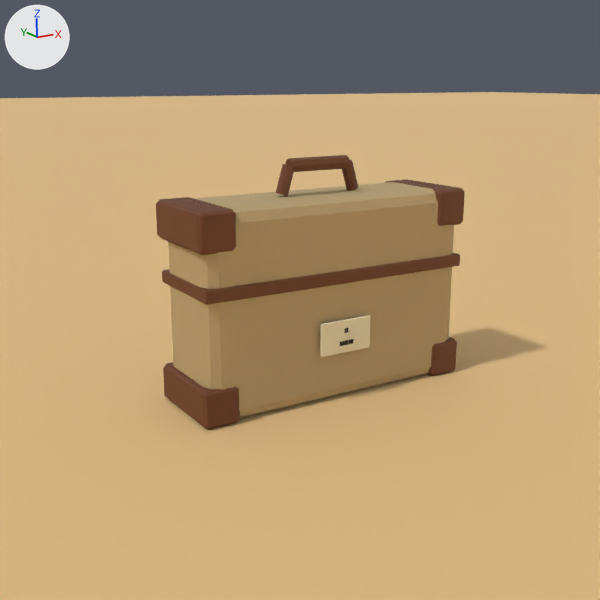
Renders of the Blender file art/blender/finds.blend from each side of a commit.
Camera for both pictures: the file's camera 'Case_4.cam'. Arrows for +X, +Y and +Z are at upper left; the lights stay in place. The older version comes first.

Before the edit, the objects in view are built like this:
```python
ob_case_003 = bpy.data.objects.new('case.003', me_cube_5508)
ob_case_003.parent = ob_case_4
ob_case_003.location = (0.0, 0.0, 0.0)
ob_handle1_009 = bpy.data.objects.new('handle1.009', me_cylinder_1828)
ob_handle1_009.parent = ob_case_4
ob_handle1_009.location = (-0.09, 0.0, 0.517)
ob_handle1_009.rotation_euler = (0.298, 0.0, 1.571)  # degrees (17, 0, 90)
ob_handle2_005 = bpy.data.objects.new('handle2.005', me_cylinder_1829)
ob_handle2_005.parent = ob_case_4
ob_handle2_005.location = (0.09, 0.0, 0.517)
ob_handle2_005.rotation_euler = (2.843, 0.0, 1.571)  # degrees (163, 0, 90)
ob_handle3_005 = bpy.data.objects.new('handle3.005', me_cylinder_1830)
ob_handle3_005.parent = ob_case_4
ob_handle3_005.location = (0.0, 0.0, 0.55)
ob_handle3_005.rotation_euler = (1.571, 0.0, 1.571)  # degrees (90, 0, 90)
ob_lcorner10 = bpy.data.objects.new('lcorner10', me_cube_5511)
ob_lcorner10.parent = ob_case_4
ob_lcorner10.location = (0.32, 0.0, 0.045)
ob_lcorner11 = bpy.data.objects.new('lcorner11', me_cube_5512)
ob_lcorner11.parent = ob_case_4
ob_lcorner11.location = (0.32, 0.0, 0.435)
ob_lcorner_10 = bpy.data.objects.new('lcorner-10', me_cube_5509)
ob_lcorner_10.parent = ob_case_4
ob_lcorner_10.location = (-0.32, 0.0, 0.045)
ob_lcorner_11 = bpy.data.objects.new('lcorner-11', me_cube_5510)
ob_lcorner_11.parent = ob_case_4
ob_lcorner_11.location = (-0.32, 0.0, 0.435)
ob_trim_001 = bpy.data.objects.new('trim.001', me_cube_5513)
ob_trim_001.parent = ob_case_4
ob_trim_001.location = (0.0, 0.0, 0.3)
# also in view: 'tag.003' at (0.0, -0.122, 0.16); 'Case_4.floor' at (0.0, 0.0, 0.0)
```
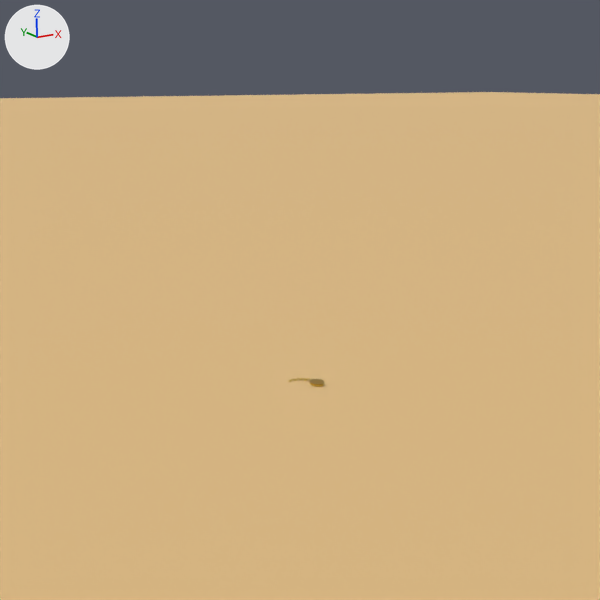
Not visible in the pictures: 'c0.002', 'c1.002', 'c2.002', 'c3.002', 'c4.002', 'c5.002', 'c6.002', 'c7.002', 'c8.002'.

Changed parts and their boxes (x1, y1, x2, y2) in the pictures (600 x 600 px):
'case.003', deleted (brown): before (168, 181, 454, 417)
'trim.001', deleted (brown): before (162, 253, 460, 305)
'lcorner-11', deleted (brown): before (156, 197, 236, 255)
'lcorner-10', deleted (brown): before (163, 362, 240, 430)
'tag.003', deleted (beige): before (320, 315, 370, 357)
'lcorner11', deleted (brown): before (385, 179, 465, 226)
'lcorner10', deleted (brown): before (426, 337, 457, 376)
'handle3.005', deleted (brown): before (286, 155, 350, 172)
'handle1.009', deleted: before (276, 164, 294, 196)
'handle2.005', deleted: before (342, 160, 358, 191)
'rim', added: after (310, 379, 324, 385)
'tag2.003', deleted: before (340, 339, 354, 346)
'oval', added: after (310, 383, 324, 387)
'tag1.003', deleted: before (344, 328, 349, 333)

Patch to the scene script:
```diff
--- a/art/blender/finds.blend.py
+++ b/art/blender/finds.blend.py
@@ ob_case_003 @@
-ob_case_003 = bpy.data.objects.new('case.003', me_cube_5508)
@@ ob_handle1_009 @@
-ob_handle1_009 = bpy.data.objects.new('handle1.009', me_cylinder_1828)
@@ ob_handle2_005 @@
-ob_handle2_005 = bpy.data.objects.new('handle2.005', me_cylinder_1829)
@@ ob_handle3_005 @@
-ob_handle3_005 = bpy.data.objects.new('handle3.005', me_cylinder_1830)
@@ ob_lcorner_10 @@
-ob_lcorner_10 = bpy.data.objects.new('lcorner-10', me_cube_5509)
@@ ob_lcorner_11 @@
-ob_lcorner_11 = bpy.data.objects.new('lcorner-11', me_cube_5510)
@@ ob_lcorner10 @@
-ob_lcorner10 = bpy.data.objects.new('lcorner10', me_cube_5511)
@@ ob_lcorner11 @@
-ob_lcorner11 = bpy.data.objects.new('lcorner11', me_cube_5512)
@@ ob_trim_001 @@
-ob_trim_001 = bpy.data.objects.new('trim.001', me_cube_5513)
@@ ob_tag_003 @@
-ob_tag_003 = bpy.data.objects.new('tag.003', me_cube_5514)
@@ ob_tag1_003 @@
-ob_tag1_003 = bpy.data.objects.new('tag1.003', me_tag1_005)
@@ ob_tag2_003 @@
-ob_tag2_003 = bpy.data.objects.new('tag2.003', me_tag2_005)
@@ ob_c8_002 @@
+ob_c8_002 = bpy.data.objects.new('c8.002', me_torus_031)  # 32 vertices, 32 faces; spans x -0.00512..0.00512, y -0.00512..0.00512, z -0.00112..0.00112; in mat_cgl_r_gold (yellow #d4af37)
+ob_c8_002.parent = ob_case_4
+ob_c8_002.location = (-0.0462, 0.0544, 0.00112)
+ob_c8_002.rotation_euler = (0.0, 0.0329, 2.976)  # degrees (0, 1.9, 171)
@@ ob_c7_002 @@
+ob_c7_002 = bpy.data.objects.new('c7.002', me_torus_031.copy())
+ob_c7_002.parent = ob_case_4
+ob_c7_002.location = (-0.0387, 0.0531, 0.00137)
+ob_c7_002.rotation_euler = (1.571, 0.0329, 2.976)  # degrees (90, 1.9, 171)
@@ ob_c6_002 @@
+ob_c6_002 = bpy.data.objects.new('c6.002', me_torus_031.copy())
+ob_c6_002.parent = ob_case_4
+ob_c6_002.location = (-0.0312, 0.0519, 0.00162)
+ob_c6_002.rotation_euler = (0.0, 0.0329, 2.976)  # degrees (0, 1.9, 171)
@@ ob_c5_002 @@
+ob_c5_002 = bpy.data.objects.new('c5.002', me_torus_031.copy())
+ob_c5_002.parent = ob_case_4
+ob_c5_002.location = (-0.0238, 0.0506, 0.00187)
+ob_c5_002.rotation_euler = (1.571, 0.0329, 2.976)  # degrees (90, 1.9, 171)
@@ ob_c4_002 @@
+ob_c4_002 = bpy.data.objects.new('c4.002', me_torus_031.copy())
+ob_c4_002.parent = ob_case_4
+ob_c4_002.location = (-0.018, 0.0473, 0.0021)
+ob_c4_002.rotation_euler = (0.0, 0.0298, 2.208)  # degrees (0, 1.7, 127)
@@ ob_c3_002 @@
+ob_c3_002 = bpy.data.objects.new('c3.002', me_torus_031.copy())
+ob_c3_002.parent = ob_case_4
+ob_c3_002.location = (-0.014, 0.0419, 0.0023)
+ob_c3_002.rotation_euler = (1.571, 0.0298, 2.208)  # degrees (90, 1.7, 127)
@@ ob_c2_002 @@
+ob_c2_002 = bpy.data.objects.new('c2.002', me_torus_031.copy())
+ob_c2_002.parent = ob_case_4
+ob_c2_002.location = (-0.01, 0.0365, 0.0025)
+ob_c2_002.rotation_euler = (0.0, 0.0298, 2.208)  # degrees (0, 1.7, 127)
@@ ob_c1_002 @@
+ob_c1_002 = bpy.data.objects.new('c1.002', me_torus_031.copy())
+ob_c1_002.parent = ob_case_4
+ob_c1_002.location = (-0.006, 0.0311, 0.0027)
+ob_c1_002.rotation_euler = (1.571, 0.0298, 2.208)  # degrees (90, 1.7, 127)
@@ ob_c0_002 @@
+ob_c0_002 = bpy.data.objects.new('c0.002', me_torus_031.copy())
+ob_c0_002.parent = ob_case_4
+ob_c0_002.location = (-0.002, 0.0257, 0.0029)
+ob_c0_002.rotation_euler = (0.0, 0.0298, 2.208)  # degrees (0, 1.7, 127)
@@ ob_rim @@
+ob_rim = bpy.data.objects.new('rim', me_cylinder_1673)  # a 24-sided cylinder along z spanning x -0.017..0.017, y -0.017..0.017, z -0.0008..0.0008; in mat_cgl_r_gold_d (yellow #a88228)
+ob_rim.parent = ob_case_4
+ob_rim.location = (0.0, 0.0, 0.007)
+ob_rim.scale = (1.0, 1.3, 1.0)
@@ ob_oval @@
+ob_oval = bpy.data.objects.new('oval', me_cylinder_1672)  # a 24-sided cylinder along z spanning x -0.016..0.016, y -0.021..0.021, z 0.0..0.007; in mat_cgl_r_gold (yellow #d4af37); modifiers BEVEL
+ob_oval.parent = ob_case_4
+ob_oval.location = (0.0, 0.0, 0.0)
```
